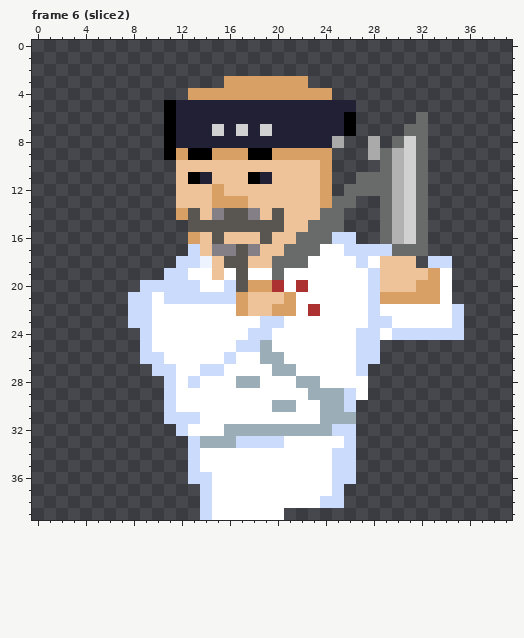
File history of a pixel-art file, assets/chef2.ase. This is how it looked before the edit.
40x40 pixels, 8 frames. Shown: frame 6 (slice2). The commit also changed other frames, which this record leaves out.
Now the later version:
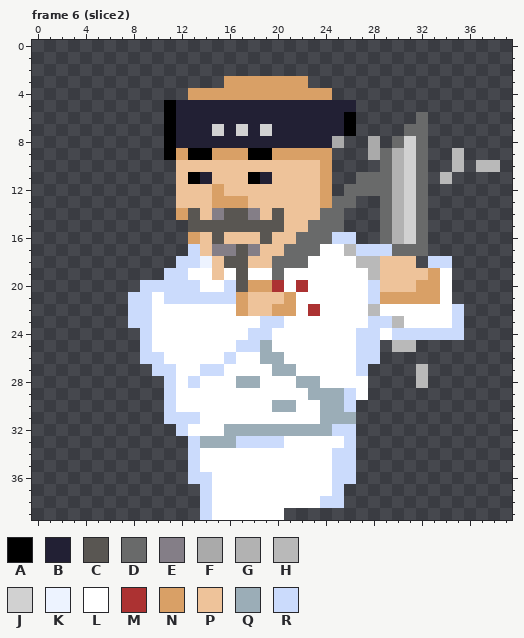
Palette (. is transparent): A #000000  B #222034  C #595652  D #696a6a  E #847e87  F #aaaaaa  G #b2b2b2  H #b9b9b9  J #d1d1d1  K #edf3ff  L #ffffff  M #ac3232  N #d9a066  P #eec39a  Q #9badb7  R #cbdbfc
The edit:
Frame 6 (slice2):
There is now colour H in row 9 at x 35; in row 10 at x 35 and 37 to 38; in row 11 at x 34; in row 25 at x 30 to 31; in rows 27 to 28 at x 32.
The edit turns colour L into colour H in row 18 at x 28; in row 23 at x 30.
The edit turns colour R into colour H in row 17 at x 26; in row 18 at x 27; in row 19 at x 28; in row 22 at x 28.
Where, in picture pixels (left, top, right, bottom), the same in both pictures:
added: (440, 148, 500, 184)
changed: (344, 244, 428, 388)
